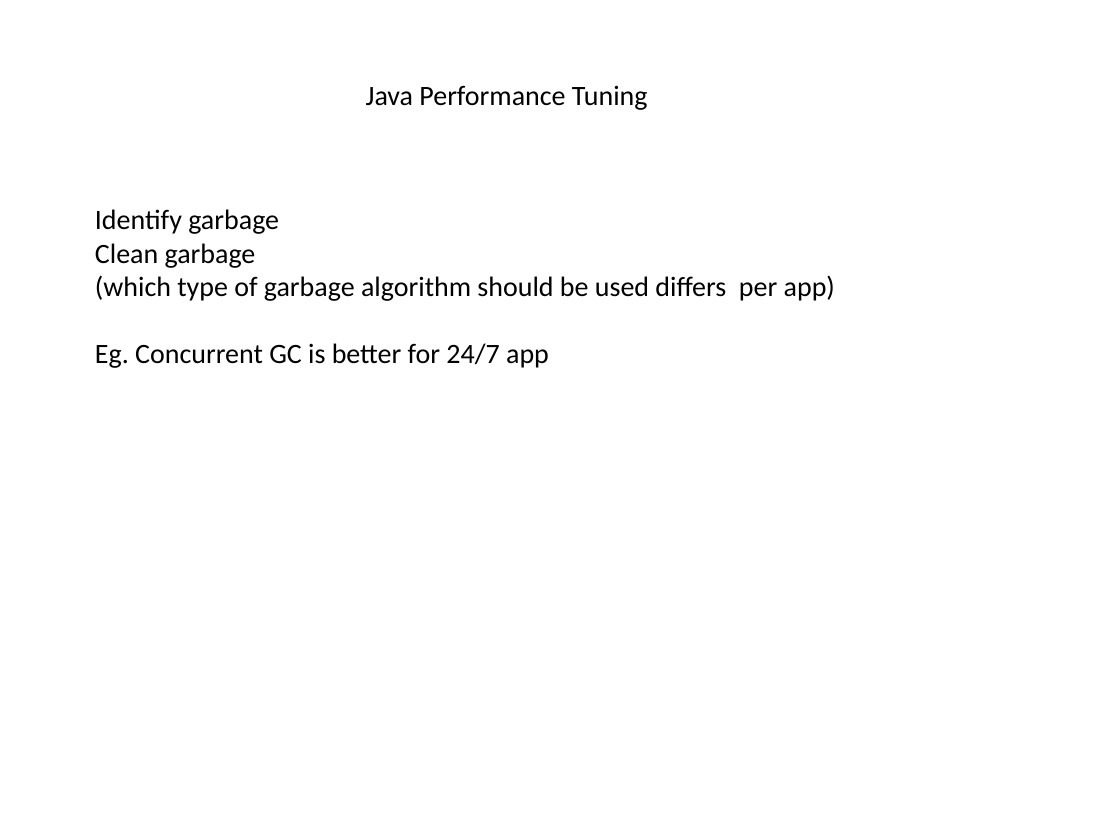
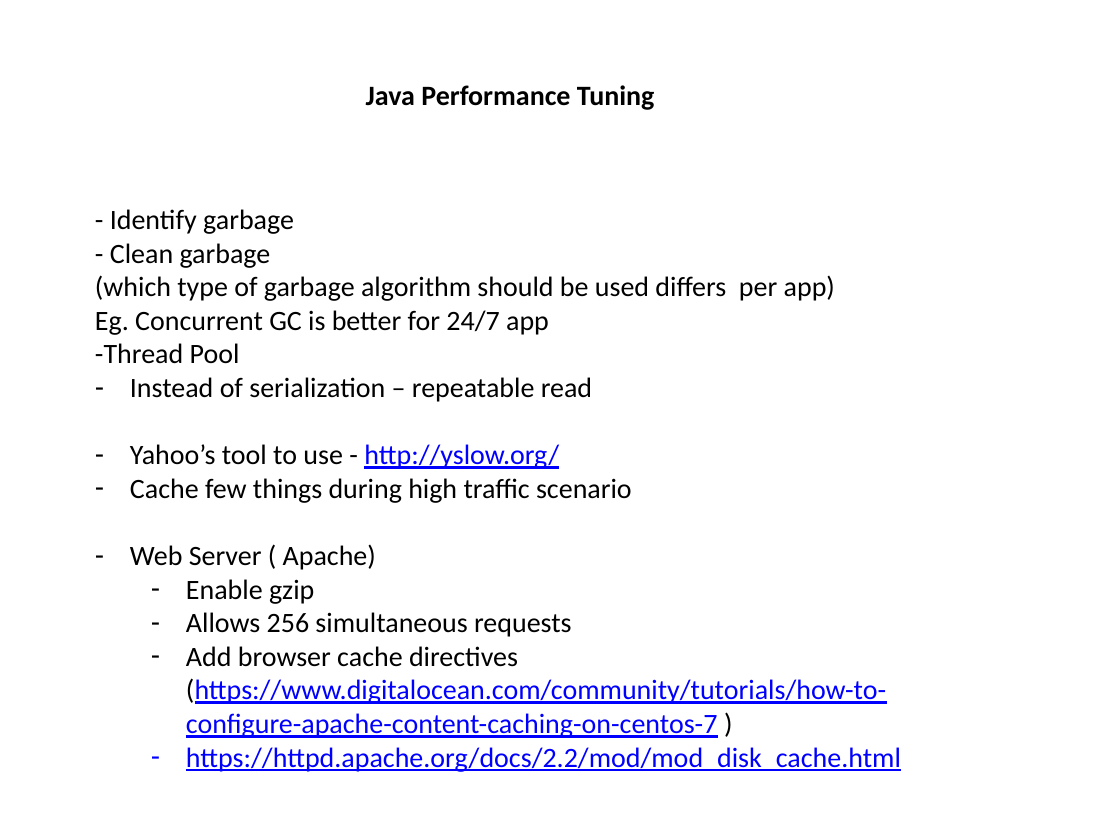
Before and after one commit to mdparthi/JavaPerformanceTuning, a slide deck: slide 1 of JPTInfo.pptx. Drawn at 1120x840 pixels with LibreOffice and Linux fonts; fonts in the diff are those of the drawing. Boxes give left, top, right and bottom in pixels: in the first picture for what was removed or moved away, otherwise in the second. Text is boxed around its words. In the diff, an @@ line names an element or a change of style, - is before the commit and + after.

Commit message:
update

```diff
--- a/JPTInfo.pptx
+++ b/JPTInfo.pptx
@@ text "Java Performance Tuning" at box(366, 85, 655, 110): bold on @@
@@ text at box(110, 209, 294, 268): text changed @@
-Identify garbage
-Clean garbage
+- Identify garbage
+- Clean garbage
@@ text at box(95, 343, 901, 772): paragraphs added @@
+-Thread Pool
+– Instead of serialization – repeatable read
+– Yahoo’s tool to use - http://yslow.org/
+– Cache few things during high traffic scenario
+– Web Server ( Apache)
+  – Enable gzip
+  – Allows 256 simultaneous requests
+  – Add browser cache directives (https://www.digitalocean.com/community/tutorials/how-to-configure-apache-content-caching-on-centos-7 )
+  – https://httpd.apache.org/docs/2.2/mod/mod_disk_cache.html
```
